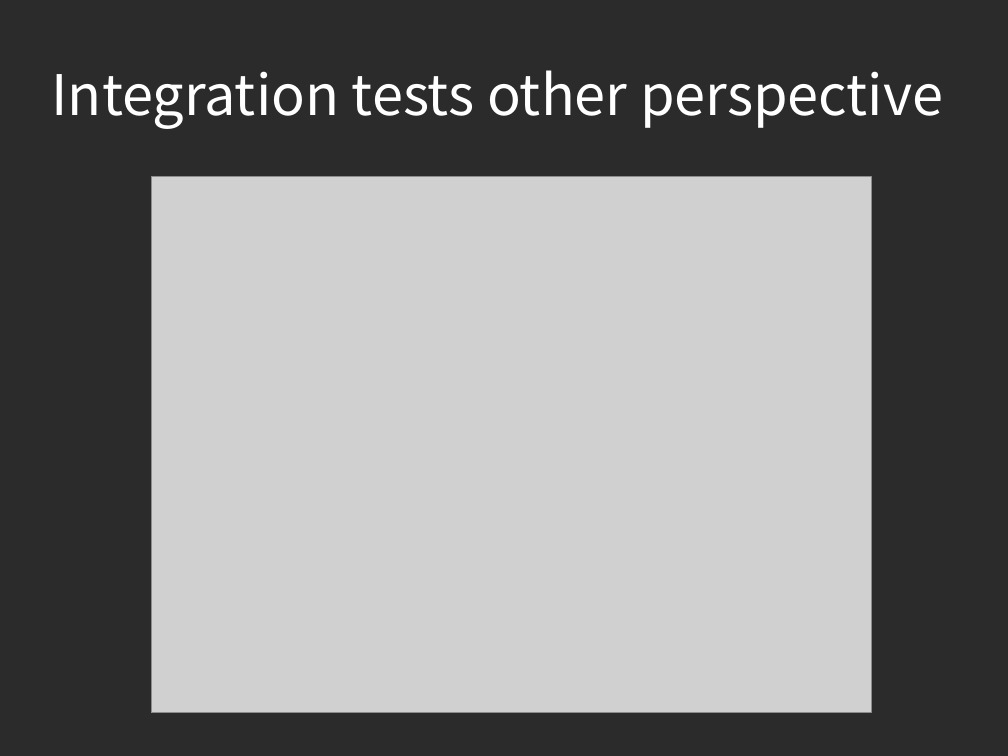
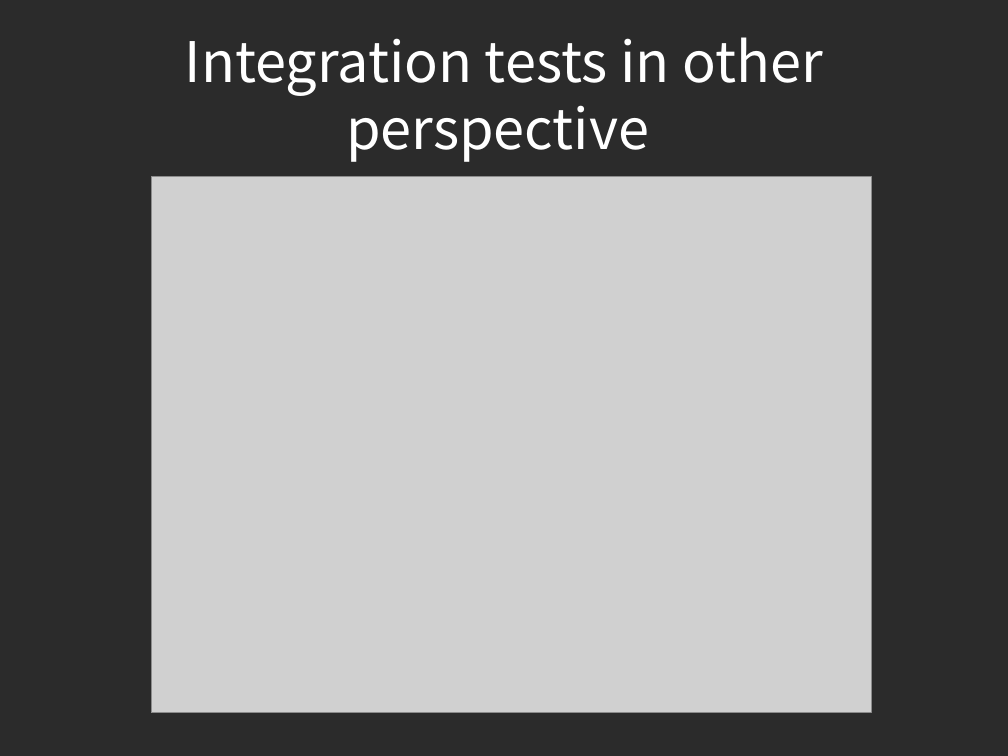
Before and after one commit to piotrek24061988/AutomaticTesting, a slide deck: slide 21 of module1/doc/AutomatedTesting.odp. Drawn at 1008x756 pixels with LibreOffice and Linux fonts; fonts in the diff are those of the drawing; grey boxes stand for pictures; background and template pictures are left out; a plain dark background stands for a picture behind light text. Boxes give left, top, right and bottom in pixels: in the first picture for what was removed or moved away, otherwise in the second. Text is boxed around its words. In the diff, an @@ line names an element or a change of style, - is before the commit and + after.

```diff
--- a/module1/doc/AutomatedTesting.odp
+++ b/module1/doc/AutomatedTesting.odp
@@ title at <box>185,37,822,162</box>: text changed @@
-Integration tests other perspective
+Integration tests in other perspective
```
Also in this commit, not shown: 11 other slides changed, 2 slides added.
